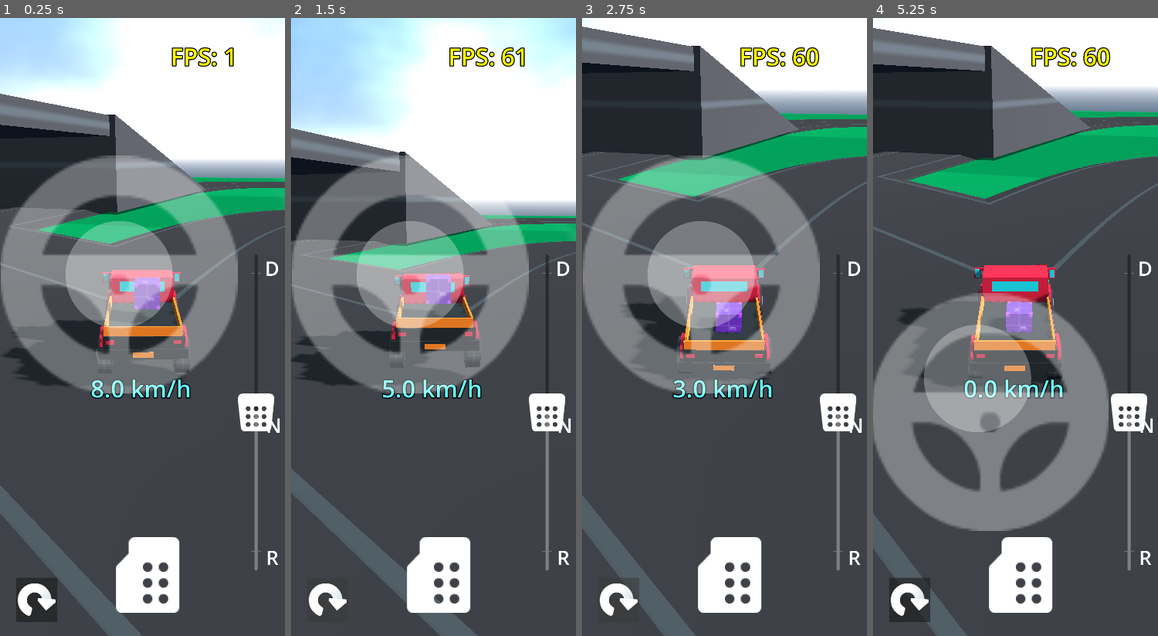
Above: before the commit, frames 1-4 (left to right).
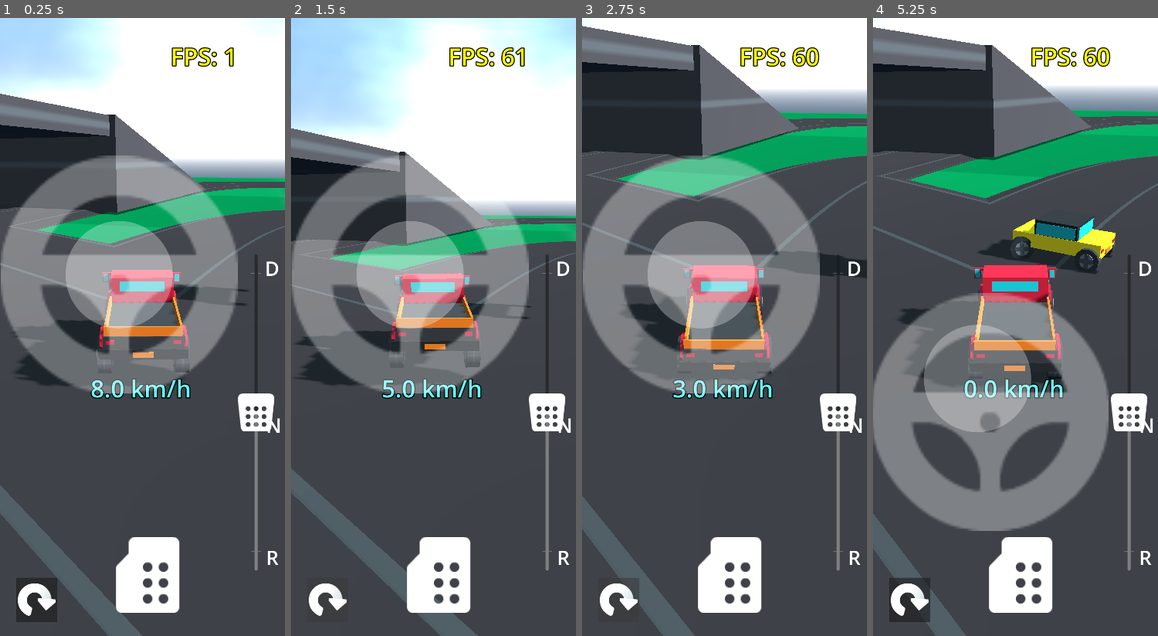
Above: after the commit, the same moments.

Repository: AssafDamari/cars-2
Game: Godot game, scene res://scenes/main.tscn
Two runs of this game, one before a commit and one after it. Both use one fixed random seed, a clock stepped at 60 frames per second and the inputs below.
Inputs (mouse positions are in pixels of both pictures, inside the frame that each line leads up to):
- Up to frame 1 (0.25 s): no input
- Up to frame 2 (1.5 s): click (328, 598) at 0.5 s; click (328, 598) at 1.25 s
- Up to frame 3 (2.75 s): click (619, 598) at 2 s
- Up to frame 4 (5.25 s): tap Enter (ui_accept) at 2.75 s; drag from (989, 277) to (1044, 191) at 2.77 s; drag from (958, 357) to (1001, 450) at 3.52 s; move the mouse to (1044, 191) at 4.27 s; click (1044, 191) at 4.42 s; drag from (1001, 450) to (930, 234) at 5.02 s

The runs differ from the first frame. In frame 1, 1.0% of the frame differs, in the area x 1-87%, y 42-56%; in frame 2, 0.7%; in frame 3, 2.1%; in frame 4, 3.9%, in the area x 0-100%, y 1-100%.

Commit message:
Add box scene with area detection; Make npc an player cars to use the unify car_1 script

Diff:
--- /dev/null
+++ b/scenes/box.gd
@@ -0,0 +1,5 @@
+extends RigidBody3D
+
+
+func _on_area_3d_body_entered(body: Node3D) -> void:
+	print(body.get_class())
--- a/scenes/box.tscn
+++ b/scenes/box.tscn
@@ -1,6 +1,7 @@
 [gd_scene format=3 uid="uid://df8yalotnk7fh"]
 
 [ext_resource type="Texture2D" uid="uid://cea73r2byaqgy" path="res://textures/texture_13.png" id="1_3inec"]
+[ext_resource type="Script" uid="uid://besu3o0uvfdp8" path="res://scenes/box.gd" id="1_ks2v0"]
 
 [sub_resource type="PhysicsMaterial" id="PhysicsMaterial_3inec"]
 
@@ -14,9 +15,13 @@
 [sub_resource type="BoxShape3D" id="BoxShape3D_telwu"]
 size = Vector3(0.65, 0.65, 0.65)
 
+[sub_resource type="SphereShape3D" id="SphereShape3D_c2ln5"]
+radius = 1.7822995
+
 [node name="Box" type="RigidBody3D" unique_id=74203526]
 mass = 30.0
 physics_material_override = SubResource("PhysicsMaterial_3inec")
+script = ExtResource("1_ks2v0")
 
 [node name="MeshInstance3D" type="MeshInstance3D" parent="." unique_id=1514663111]
 material_override = SubResource("StandardMaterial3D_ks2v0")
@@ -24,3 +29,10 @@
 
 [node name="CollisionShape3D" type="CollisionShape3D" parent="." unique_id=1758466730]
 shape = SubResource("BoxShape3D_telwu")
+
+[node name="Area3D" type="Area3D" parent="." unique_id=1685816959]
+
+[node name="CollisionShape3D" type="CollisionShape3D" parent="Area3D" unique_id=1238079962]
+shape = SubResource("SphereShape3D_c2ln5")
+
+[connection signal="body_entered" from="Area3D" to="." method="_on_area_3d_body_entered"]
--- a/scenes/car_1.gd
+++ b/scenes/car_1.gd
@@ -1,7 +1,20 @@
 class_name Car
 extends VehicleBody3D
 
+@export var color: Color = Color.WHITE
 @export var max_speed: float = 15
 @export var max_brake_force: float = 20.0
 @export var max_steering_angle: float = 0.4
 @export var steering_speed: float = 0.3
+
+@onready var body_mesh: MeshInstance3D = $Body/MeshInstance3D
+
+
+func _ready() -> void:
+	apply_color_to_mesh(color)
+
+
+func apply_color_to_mesh(_color: Color) -> void:
+	var material := body_mesh.get_active_material(0).duplicate(true)
+	material.albedo_color = _color
+	body_mesh.set_surface_override_material(0, material)
--- a/scenes/car_1.tscn
+++ b/scenes/car_1.tscn
@@ -24,6 +24,8 @@
 [sub_resource type="BoxMesh" id="BoxMesh_3e54y"]
 size = Vector3(2, 0.3, 4)
 
+[sub_resource type="StandardMaterial3D" id="StandardMaterial3D_u2fa2"]
+
 [sub_resource type="BoxMesh" id="BoxMesh_8j6vf"]
 
 [sub_resource type="PrismMesh" id="PrismMesh_gfnuu"]
@@ -126,8 +128,8 @@
 
 [node name="MeshInstance3D" type="MeshInstance3D" parent="Body" unique_id=847695400]
 transform = Transform3D(1, 0, 0, 0, 1.7602191, 0, 0, 0, 1.0938888, 0, 0.39566875, 0)
-material_override = ExtResource("3_h2cct")
 mesh = SubResource("BoxMesh_3e54y")
+surface_material_override/0 = SubResource("StandardMaterial3D_u2fa2")
 
 [node name="MeshInstance3D2" type="MeshInstance3D" parent="Body" unique_id=1029375292]
 transform = Transform3D(1.8491453, 0, 0, 0, 0.8012116, 0, 0, 0, 0.9247606, 0.0009925365, 1.0180302, 0.76449275)
--- a/scenes/main.tscn
+++ b/scenes/main.tscn
@@ -54,57 +54,23 @@
 curve = SubResource("Curve3D_ya4ey")
 
 [node name="NpxCar" parent="." unique_id=495299180 groups=["CAR"] instance=ExtResource("9_85g3d")]
-transform = Transform3D(1, 0, 0, 0, 1, 0, 0, 0, 1, 0.64017105, 4.783122, -77.75031)
-color = Color(0.8992537, 0, 0.28492868, 1)
+transform = Transform3D(1, 0, 0, 0, 1, 0, 0, 0, 1, -17.206684, 4.783122, 0.28125)
+color = Color(0.9601279, 0.8207987, 1.540184e-06, 1)
+max_speed = 40.0
+max_brake_force = 30.0
+steering_speed = 10.0
 
 [node name="NpcCarController" parent="NpxCar" unique_id=1893882791 node_paths=PackedStringArray("path_node") instance=ExtResource("10_npcctrl")]
 path_node = NodePath("../../NpcPath3D1")
-target_speed = 15.0
-braking_force = 10.0
-
-[node name="NpxCar2" parent="." unique_id=762286706 groups=["CAR"] instance=ExtResource("9_85g3d")]
-transform = Transform3D(1, 0, 0, 0, 1, 0, 0, 0, 1, 0.64017105, 4.783122, -40.415413)
-color = Color(0.7885547, 0.0023343414, 0.980557, 1)
-
-[node name="NpcCarController" parent="NpxCar2" unique_id=947872423 node_paths=PackedStringArray("path_node") instance=ExtResource("10_npcctrl")]
-path_node = NodePath("../../NpcPath3D1")
-target_speed = 15.0
-braking_force = 10.0
-
-[node name="NpxCar3" parent="." unique_id=315050891 groups=["CAR"] instance=ExtResource("9_85g3d")]
-transform = Transform3D(0.9509972, 0, -0.3091996, 0, 1, 0, 0.3091996, 0, 0.9509972, -26.777643, 4.783122, 59.294243)
-color = Color(0.33090147, 0.24092788, 0.9999811, 1)
-
-[node name="NpcCarController" parent="NpxCar3" unique_id=2080417054 node_paths=PackedStringArray("path_node") instance=ExtResource("10_npcctrl")]
-path_node = NodePath("../../NpcPath3D1")
-target_speed = 15.0
-braking_force = 10.0
-
-[node name="NpxCar4" parent="." unique_id=321495123 groups=["CAR"] instance=ExtResource("9_85g3d")]
-transform = Transform3D(1, 0, 0, 0, 1, 0, 0, 0, 1, -41.36158, 4.783122, 75.57061)
-color = Color(0.6503262, 0.6375296, 3.85046e-07, 1)
-
-[node name="NpcCarController" parent="NpxCar4" unique_id=1036367458 node_paths=PackedStringArray("path_node") instance=ExtResource("10_npcctrl")]
-path_node = NodePath("../../NpcPath3D1")
-target_speed = 15.0
-braking_force = 10.0
-
-[node name="NpxCar5" parent="." unique_id=1256958396 groups=["CAR"] instance=ExtResource("9_85g3d")]
-transform = Transform3D(0.15714125, 0, 0.9875761, 0, 1, 0, -0.9875761, 0, 0.15714125, -18.30461, 4.783122, 109.14508)
-color = Color(0.20955032, 0.15276521, 0.9999998, 1)
-
-[node name="NpcCarController" parent="NpxCar5" unique_id=571421174 node_paths=PackedStringArray("path_node") instance=ExtResource("10_npcctrl")]
-path_node = NodePath("../../NpcPath3D1")
-target_speed = 15.0
-braking_force = 10.0
 
 [node name="Car1" parent="." unique_id=1835131583 groups=["CAR"] instance=ExtResource("2_qo751")]
 transform = Transform3D(0.29157054, -3.924194e-08, -0.95654935, 3.483552e-08, 1, -3.0406095e-08, 0.95654935, -2.4456371e-08, 0.29157054, -10.711338, 1.6186069, 7.0265427)
+color = Color(0.16584054, 0.15587628, 0.15587655, 1)
 
 [node name="PlayerController" parent="Car1" unique_id=193088310 instance=ExtResource("5_ya4ey")]
 
 [node name="Box" parent="." unique_id=74203526 instance=ExtResource("4_85g3d")]
-transform = Transform3D(0.9639237, 0, 0.26617864, 0, 1, 0, -0.26617864, 0, 0.9639237, -9.743708, 3.0168571, 6.618677)
+transform = Transform3D(0.9639237, 0, 0.26617864, 0, 1, 0, -0.26617864, 0, 0.9639237, -21.549078, 3.0168571, -8.159756)
 
 [node name="Box2" parent="." unique_id=1389071900 instance=ExtResource("4_85g3d")]
 transform = Transform3D(0.9639237, 0, 0.26617864, 0, 1, 0, -0.26617864, 0, 0.9639237, -14.284032, 3.7361922, -12.100397)
--- a/scenes/npc_car_controller.gd
+++ b/scenes/npc_car_controller.gd
@@ -1,11 +1,8 @@
 extends Node3D
 
 @export var path_node: Path3D
-@export var target_speed: float = 40.0
-@export var braking_force: float = 30.0
 
 @export_group("Steering Tuning")
-@export var steer_speed: float = 10.0
 @export var steer_p: float = 0.8
 @export var steer_d: float = 0.3
 
@@ -14,7 +11,7 @@
 @export var max_look_ahead: float = 40.0
 @export var speed_factor: float = 0.8
 
-@onready var vehicle: VehicleBody3D = get_parent()
+@onready var vehicle: Car = get_parent() as Car
 @onready var collision_sensor: Area3D = $CollisionSensor
 
 # Cached values
@@ -90,10 +87,10 @@
 	var target_steering = steer_error * steer_p + error_change * steer_d
 	target_steering = clamp(target_steering, -0.6, 0.6)
 
-	vehicle.steering = lerp(vehicle.steering, target_steering, delta * steer_speed)
+	vehicle.steering = lerp(vehicle.steering, target_steering, delta * vehicle.steering_speed)
 
 	# --- Throttle ---
-	if speed_sq < target_speed * target_speed:
+	if speed_sq < vehicle.max_speed * vehicle.max_speed:
 		vehicle.engine_force = 1000.0
 	else:
 		vehicle.engine_force = 0.0
@@ -101,16 +98,14 @@
 
 func apply_braking() -> void:
 	vehicle.engine_force = 0.0
-	vehicle.brake = braking_force
+	vehicle.brake = vehicle.max_brake_force
 
 
 func _on_collision_sensor_entered(body: Node3D) -> void:
 	print("Collision sensor entered by: ", body.name)
 	if body != vehicle and body.is_in_group("CAR"):
 		is_blocked = true
-		vehicle.show_brakes_lights()
 
 func _on_collision_sensor_exited(body: Node3D) -> void:
 	if body != vehicle and body.is_in_group("CAR"):
 		is_blocked = false
-		vehicle.hide_brakes_lights()
--- a/scenes/npx_car.gd
+++ /dev/null
@@ -1,22 +0,0 @@
-extends VehicleBody3D
-
-@export var color: Color = Color.WHITE
-
-@onready var body_mesh: MeshInstance3D = $Body/MeshInstance3D
-@onready var brake_lights: Node3D = $BrakeLights
-
-
-func _ready() -> void:
-	apply_color_to_mesh(color)
-
-
-func apply_color_to_mesh(_color: Color) -> void:
-	var material := body_mesh.get_active_material(0).duplicate(true)
-	material.albedo_color = _color
-	body_mesh.set_surface_override_material(0, material)
-
-func show_brakes_lights():
-	brake_lights.visible = true
-
-func hide_brakes_lights():
-	brake_lights.visible = false
--- a/scenes/npx_car.tscn
+++ b/scenes/npx_car.tscn
@@ -1,6 +1,6 @@
 [gd_scene format=3 uid="uid://dtp5bt81r57mc"]
 
-[ext_resource type="Script" uid="uid://dlmopksf2xgiv" path="res://scenes/npx_car.gd" id="1_d5kkg"]
+[ext_resource type="Script" uid="uid://djlvejcullers" path="res://scenes/car_1.gd" id="1_0fsb6"]
 [ext_resource type="PackedScene" uid="uid://ctxv6h7gl70sr" path="res://scenes/wheel.tscn" id="2_avsom"]
 [ext_resource type="Material" uid="uid://bpgi78a6n1pd3" path="res://materials/dark.tres" id="3_avsom"]
 [ext_resource type="Material" uid="uid://id13ux6gtf3n" path="res://materials/light_blue.tres" id="4_nxx2m"]
@@ -20,7 +20,7 @@
 mass = 500.0
 center_of_mass_mode = 1
 center_of_mass = Vector3(0, 0.1, 0)
-script = ExtResource("1_d5kkg")
+script = ExtResource("1_0fsb6")
 
 [node name="CollisionShape3D" type="CollisionShape3D" parent="." unique_id=1413013555]
 transform = Transform3D(1, 0, 0, 0, 0.016265703, 0.9998677, 0, -0.9998677, 0.016265703, 0, 0.68134755, 0.05014368)
@@ -62,20 +62,12 @@
 
 [node name="Wheel4" parent="VehicleWheel3DBackLeft" unique_id=1885321166 instance=ExtResource("2_avsom")]
 
-[node name="BrakeLights" type="Node3D" parent="." unique_id=1773530133]
-visible = false
+[node name="Body" type="Node3D" parent="." unique_id=1951651576]
 
-[node name="MeshInstance3D11" type="MeshInstance3D" parent="BrakeLights" unique_id=915952600]
-transform = Transform3D(0.374, 0, 0, 0, 1.012, 0, 0, 0, 0.055, -0.78557956, 0.3392086, -1.9804356)
+[node name="MeshInstance3D" type="MeshInstance3D" parent="Body" unique_id=950236015]
+transform = Transform3D(1, 0, 0, 0, 2.0200741, 0, 0, 0, 0.9869793, 0, 0.30731744, 0)
 mesh = SubResource("BoxMesh_o10oq")
-surface_material_override/0 = ExtResource("5_0fsb6")
-
-[node name="MeshInstance3D12" type="MeshInstance3D" parent="BrakeLights" unique_id=1018903654]
-transform = Transform3D(0.374, 0, 0, 0, 1.012, 0, 0, 0, 0.055, 0.7716677, 0.3392086, -1.9804356)
-mesh = SubResource("BoxMesh_o10oq")
-surface_material_override/0 = ExtResource("5_0fsb6")
-
-[node name="Body" type="Node3D" parent="." unique_id=1951651576]
+surface_material_override/0 = SubResource("StandardMaterial3D_d5kkg")
 
 [node name="MeshInstance3D2" type="MeshInstance3D" parent="Body" unique_id=837907432]
 transform = Transform3D(1, 0, 0, 0, 2.0200744, 0, 0, 0, 0.47436598, 0, 0.92096984, 0)
@@ -121,8 +113,3 @@
 transform = Transform3D(1.0339375, 0, 0, 0, 1.6288364, 0, 0, 0, 0.43221703, -0.02534914, 0.87676394, 0)
 mesh = SubResource("BoxMesh_o10oq")
 surface_material_override/0 = ExtResource("4_nxx2m")
-
-[node name="MeshInstance3D" type="MeshInstance3D" parent="Body" unique_id=950236015]
-transform = Transform3D(1, 0, 0, 0, 2.0200741, 0, 0, 0, 0.9869793, 0, 0.30731744, 0)
-mesh = SubResource("BoxMesh_o10oq")
-surface_material_override/0 = SubResource("StandardMaterial3D_d5kkg")
Not shown, added: scenes/box.gd.uid
Not shown, removed: scenes/npx_car.gd.uid
